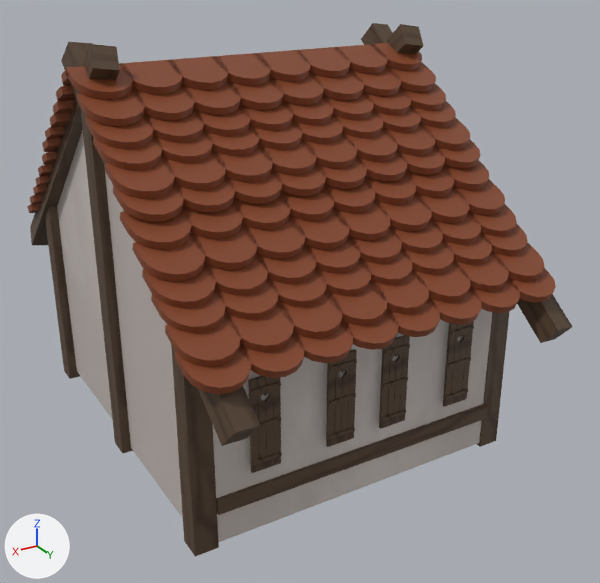
The FBX model Assets/Assets/Environment Assets/Geometry/House3.fbx, before and after one commit.
Camera for both pictures: a 50 mm lens placed at (0.0134, 0.0252, 0.0166), pointed at (-0.0008, 0.0015, 0.0047). Arrows for +X, +Y and +Z are at lower left; the lights stay in place. Where no turn or scale is listed for an object, it has been applied to the vertices.
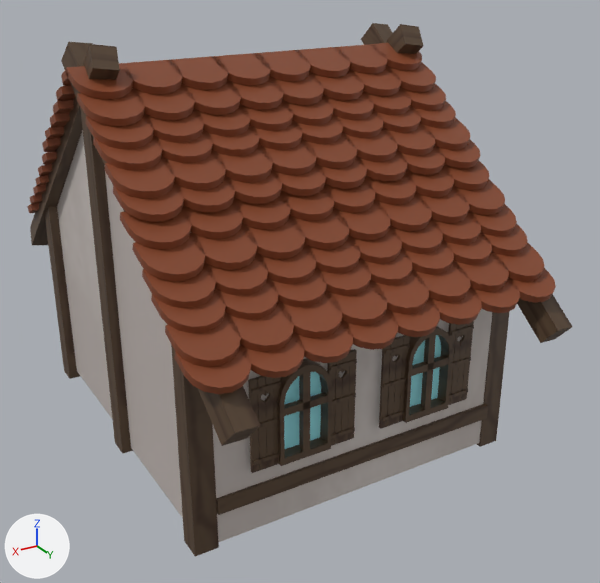
The newer file is also turned or shifted as a whole; pictures and numbers use the older file's frame.

Patch to the scene script:
```diff
--- a/Assets/Assets/Environment Assets/Geometry/House3.fbx.py
+++ b/Assets/Assets/Environment Assets/Geometry/House3.fbx.py
@@ me_mesh @@
 me_mesh.from_pydata(...)  # 5940 vertices, 7202 faces; spans x -0.0064..0.0064, y -0.0093..0.0093, z -0.007..0.007
 # used by ob_polysurface886; location = (0.0, 0.0, 0.0066)
+# me_mesh part 1: the loose piece of 50 vertices spanning x -0.0033..-0.0015, y -0.007..-0.0065, z -0.0045..-0.0014 is copied, and the copy is mirrored in y about the mesh origin; it spans x -0.0032..-0.0014, y 0.0065..0.0071, z -0.0046..-0.0014
+# me_mesh part 2: the loose piece of 8 vertices spanning x -0.0032..-0.0015, y -0.007..-0.0068, z -0.0028..-0.0026 is copied, and the copy is mirrored in y about the mesh origin; it spans x -0.0031..-0.0015, y 0.0069..0.0071, z -0.0029..-0.0027
+# me_mesh part 3: the loose piece of 8 vertices spanning x -0.0025..-0.0023, y -0.007..-0.0068, z -0.0044..-0.0016 is copied, and the copy is mirrored in y about the mesh origin; it spans x -0.0025..-0.0022, y 0.0069..0.0071, z -0.0045..-0.0016
+# me_mesh part 4: the loose piece of 50 vertices spanning x 0.0014..0.0032, y -0.007..-0.0065, z -0.0045..-0.0014 is copied, and the copy is mirrored in y about the mesh origin; it spans x 0.0014..0.0032, y 0.0065..0.0071, z -0.0046..-0.0014
+# me_mesh part 5: the loose piece of 8 vertices spanning x 0.0015..0.0031, y -0.007..-0.0068, z -0.0028..-0.0026 is copied, and the copy is mirrored in y about the mesh origin; it spans x 0.0015..0.0032, y 0.0069..0.0071, z -0.0029..-0.0027
+# me_mesh part 6: the loose piece of 8 vertices spanning x 0.0021..0.0024, y -0.007..-0.0068, z -0.0044..-0.0016 is copied, and the copy is mirrored in y about the mesh origin; it spans x 0.0022..0.0024, y 0.0069..0.0071, z -0.0045..-0.0016
 me_mesh.materials.append(mat_lambert1)
```

Boxes (x1, y1, x2, y2) around the edits, measured in the pictures (600 x 583 px):
part 1 of me_mesh, added: after (402, 326, 453, 423)
part 2 of me_mesh, added: after (412, 355, 449, 376)
part 3 of me_mesh, added: after (421, 335, 436, 410)
part 4 of me_mesh, added: after (277, 358, 332, 466)
part 5 of me_mesh, added: after (284, 392, 328, 416)
part 6 of me_mesh, added: after (299, 372, 310, 452)
